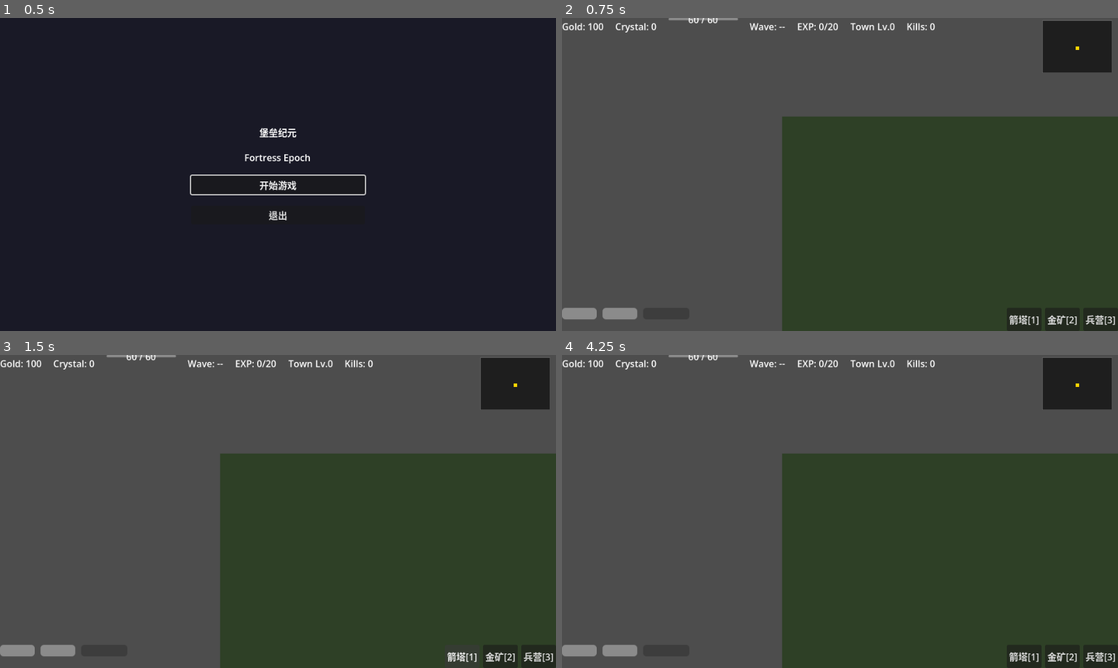
Above: before the commit, frames 1-4 (two rows, left to right).
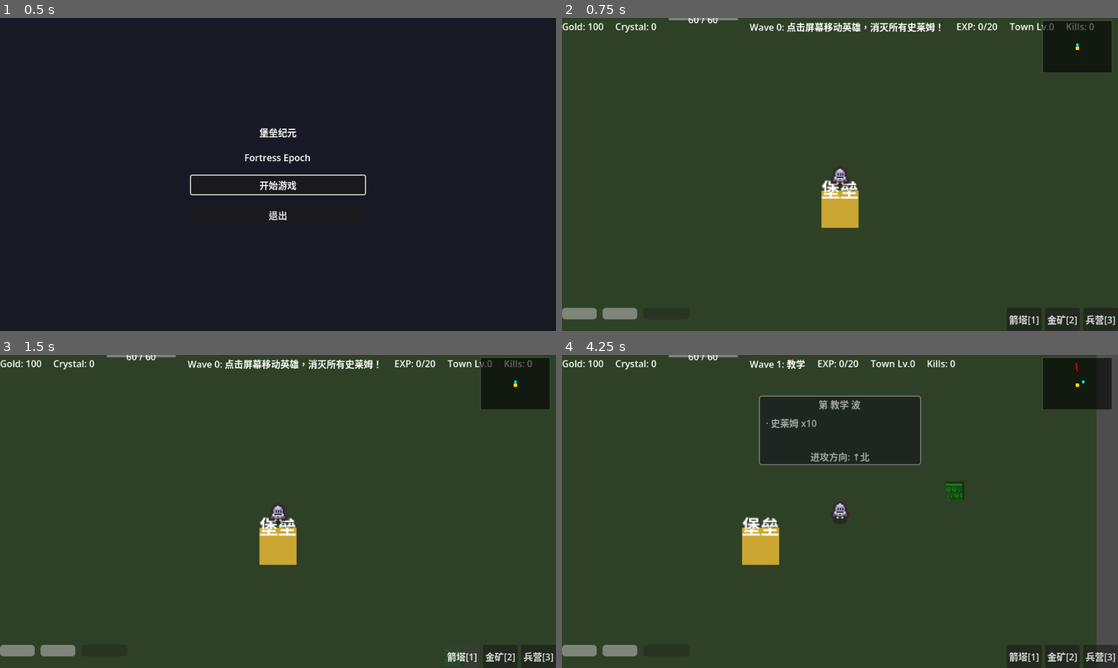
Above: after the commit, the same moments.

Repository: hxppk/fortress-epoch
Game: Godot game, scene res://scenes/main/main_menu.tscn
Same seed, same stepped clock (60 frames per second), same inputs: the game is played once before the commit and once after it.
Inputs (mouse positions are in pixels of both pictures, inside the frame that each line leads up to):
- Up to frame 1 (0.5 s): no input
- Up to frame 2 (0.75 s): click "开始游戏" at 0.5 s
- Up to frame 3 (1.5 s): click "箭塔[1]" at 1.25 s
- Up to frame 4 (4.25 s): click "金矿[2]" at 2 s; click "兵营[3]" at 2.75 s; tap Enter at 3.5 s; move the mouse to (962, 495) at 3.52 s; hold D (move_right) from 3.53 s (still down); tap R (ultimate) at 3.6 s; click (962, 495) at 3.67 s

Frame 1 is identical in both runs. In frame 2, 57% of the frame differs, in the area x 0-100%, y 0-100%; in frame 3, 57%; in frame 4, 58%.
Error before the commit: Parse Error: Class "GameManager" hides an autoload singleton. (res://scripts/core/game_manager.gd:1)

Commit message:
Fix class_name/autoload conflicts and simplify autoload access
- Remove class_name from 4 autoload scripts (GameManager, DamageSystem,
  CombatFeedback, BuildingManager) to fix "Class X hides an autoload
  singleton" parser errors in Godot 4.x
- Replace Engine.get_singleton() / get_tree().root.get_node_or_null()
  patterns with direct autoload name access
- Fix hud.gd @onready ternary expression (invalid in Godot 4.x)
- Fix expedition_ui.gd destroying static scene children on refresh
- Fix building_selection_ui.gd signal disconnect for bound callables
- Fix card_effects.gd Engine.get_main_loop() type cast

Co-Authored-By: Claude Opus 4.6 <noreply@anthropic.com>

Diff:
--- a/scripts/building/building_manager.gd
+++ b/scripts/building/building_manager.gd
@@ -1,4 +1,3 @@
-class_name BuildingManager
 extends Node
 ## BuildingManager — 全局建筑管理器（Autoload 单例）
 ## 管理所有建筑实例、统一处理升级事件、维护击杀金币加成。
--- a/scripts/combat/auto_attack.gd
+++ b/scripts/combat/auto_attack.gd
@@ -278,10 +278,8 @@
 	if target_stats == null:
 		return 0
 
-	# 尝试使用 DamageSystem Autoload
-	var damage_system: Node = null
-	if owner_node and owner_node.is_inside_tree():
-		damage_system = owner_node.get_tree().root.get_node_or_null("DamageSystem")
+	# 使用 DamageSystem Autoload
+	var damage_system: Node = DamageSystem
 
 	if damage_system and damage_system.has_method("calculate_damage"):
 		var damage_info: Dictionary = damage_system.calculate_damage(stats, target_stats)
--- a/scripts/combat/combat_feedback.gd
+++ b/scripts/combat/combat_feedback.gd
@@ -1,4 +1,3 @@
-class_name CombatFeedback
 extends Node
 ## CombatFeedback — 战斗视觉反馈（闪白、屏幕震动、击杀粒子、弹性缩放）
 ## 可作为 Autoload 使用，也可挂载到场景中。
--- a/scripts/combat/damage_system.gd
+++ b/scripts/combat/damage_system.gd
@@ -1,4 +1,3 @@
-class_name DamageSystem
 extends Node
 ## DamageSystem — 伤害计算 + 飘字（Autoload 单例）
 ## 公式：damage = max(ATK - DEF, 1)，暴击 x2
@@ -34,13 +33,9 @@
 
 	var actual_damage: float = defender_stats.take_damage(float(damage_info["damage"]))
 
-	# 记录伤害到 GameManager（如果存在）
-	var gm: Node = Engine.get_singleton("GameManager") if Engine.has_singleton("GameManager") else null
-	if gm == null:
-		# Autoload 节点在场景树中查找
-		gm = defender.get_tree().root.get_node_or_null("GameManager")
-	if gm and gm.has_method("record_damage"):
-		gm.record_damage(actual_damage)
+	# 记录伤害到 GameManager
+	if GameManager.has_method("record_damage"):
+		GameManager.record_damage(actual_damage)
 
 	# 击杀统计由 EnemyBase.die() 负责，此处不再重复调用
 
@@ -48,20 +43,16 @@
 	create_damage_number(defender.global_position, damage_info["damage"], damage_info["is_crit"])
 
 	# 闪白 & 缩放反馈
-	var feedback: Node = Engine.get_singleton("CombatFeedback") if Engine.has_singleton("CombatFeedback") else null
-	if feedback == null:
-		feedback = defender.get_tree().root.get_node_or_null("CombatFeedback")
-
-	if feedback:
+	if CombatFeedback:
 		# 被击者闪白
 		var defender_sprite: Node2D = _find_sprite(defender)
-		if defender_sprite and feedback.has_method("flash_white"):
-			feedback.flash_white(defender_sprite)
+		if defender_sprite and CombatFeedback.has_method("flash_white"):
+			CombatFeedback.flash_white(defender_sprite)
 
 		# 攻击者缩放弹性效果
 		var attacker_sprite: Node2D = _find_sprite(attacker)
-		if attacker_sprite and feedback.has_method("hit_scale_effect"):
-			feedback.hit_scale_effect(attacker_sprite)
+		if attacker_sprite and CombatFeedback.has_method("hit_scale_effect"):
+			CombatFeedback.hit_scale_effect(attacker_sprite)
 
 # ============================================================
 # 飘字
--- a/scripts/combat/skill_system.gd
+++ b/scripts/combat/skill_system.gd
@@ -446,10 +446,8 @@
 	if gm and gm.has_method("record_damage"):
 		gm.record_damage(float(final_damage))
 
-	# 飘字：尝试使用 DamageSystem
-	var damage_system: Node = null
-	if hero.is_inside_tree():
-		damage_system = hero.get_tree().root.get_node_or_null("DamageSystem")
+	# 飘字：使用 DamageSystem
+	var damage_system: Node = DamageSystem
 	if damage_system and damage_system.has_method("create_damage_number"):
 		damage_system.create_damage_number(target.global_position, final_damage, false)
 
@@ -552,9 +550,7 @@
 
 ## 获取 GameManager 引用
 func _get_game_manager() -> Node:
-	if hero and hero.is_inside_tree():
-		return hero.get_tree().root.get_node_or_null("GameManager")
-	return null
+	return GameManager
 
 
 ## 获取最近的敌人（遍历场景树中 "enemies" 组）
--- a/scripts/core/game_manager.gd
+++ b/scripts/core/game_manager.gd
@@ -1,4 +1,3 @@
-class_name GameManager
 extends Node
 ## GameManager — 全局游戏状态管理（Autoload 单例）
 ## 管理游戏状态机、共享血池、资源、击杀/伤害统计。
@@ -222,9 +221,8 @@
 ## 计算含加成的击杀金币（联动 BuildingManager + 卡牌资源加成）
 func get_kill_gold(base_gold: int) -> int:
 	var bonus: float = 0.0
-	var bm: Node = get_node_or_null("/root/BuildingManager")
-	if bm and bm.has_method("get_kill_gold_bonus"):
-		bonus = bm.get_kill_gold_bonus()
+	if BuildingManager and BuildingManager.has_method("get_kill_gold_bonus"):
+		bonus = BuildingManager.get_kill_gold_bonus()
 
 	# 卡牌系统的击杀金币加成
 	if has_meta("resource_modifiers"):
--- a/scripts/core/game_session.gd
+++ b/scripts/core/game_session.gd
@@ -404,9 +404,8 @@
 
 func _on_building_placed(building: Node, _grid_pos: Variant) -> void:
 	# 注册到 BuildingManager
-	var bm := get_node_or_null("/root/BuildingManager")
-	if bm and bm.has_method("register_building"):
-		bm.register_building(building)
+	if BuildingManager and BuildingManager.has_method("register_building"):
+		BuildingManager.register_building(building)
 
 
 func _on_town_level_up(new_level: int) -> void:
--- a/scripts/core/phase_manager.gd
+++ b/scripts/core/phase_manager.gd
@@ -373,6 +373,4 @@
 
 ## 获取 GameManager 引用
 func _get_game_manager() -> Node:
-	if is_inside_tree():
-		return get_tree().root.get_node_or_null("GameManager")
-	return null
+	return GameManager
--- a/scripts/core/wave_spawner.gd
+++ b/scripts/core/wave_spawner.gd
@@ -455,6 +455,4 @@
 
 ## 获取 GameManager 引用
 func _get_game_manager() -> Node:
-	if is_inside_tree():
-		return get_tree().root.get_node_or_null("GameManager")
-	return null
+	return GameManager
--- a/scripts/entities/hero_base.gd
+++ b/scripts/entities/hero_base.gd
@@ -361,12 +361,9 @@
 		final_damage = final_damage * (100.0 / (100.0 + defense))
 		target_stats.take_damage(final_damage)
 
-	# 记录伤害到 GameManager（如果存在）
-	var game_manager: Node = Engine.get_singleton("GameManager") if Engine.has_singleton("GameManager") else null
-	if game_manager == null and has_node("/root/GameManager"):
-		game_manager = get_node("/root/GameManager")
-	if game_manager and game_manager.has_method("record_damage"):
-		game_manager.record_damage(final_damage)
+	# 记录伤害到 GameManager
+	if GameManager.has_method("record_damage"):
+		GameManager.record_damage(final_damage)
 
 
 ## 应用阈值效果
--- a/scripts/roguelike/card_effects.gd
+++ b/scripts/roguelike/card_effects.gd
@@ -318,7 +318,8 @@
 
 ## 获取资源修改器值（从 GameManager meta 读取）
 static func get_resource_modifier(modifier_name: String) -> float:
-	var gm: Node = Engine.get_main_loop().root.get_node_or_null("GameManager") if Engine.get_main_loop() else null
+	var tree: SceneTree = Engine.get_main_loop() as SceneTree
+	var gm: Node = tree.root.get_node_or_null("GameManager") if tree else null
 	if gm == null:
 		return 0.0
 	if not gm.has_meta("resource_modifiers"):
@@ -351,6 +352,4 @@
 
 ## 获取 GameManager 单例
 func _get_game_manager() -> Node:
-	if is_inside_tree():
-		return get_tree().root.get_node_or_null("GameManager")
-	return null
+	return GameManager
--- a/scripts/ui/building_selection_ui.gd
+++ b/scripts/ui/building_selection_ui.gd
@@ -115,10 +115,10 @@
 	var stats_label: Label = vbox.get_node("StatsLabel")
 	stats_label.text = _format_stats(info)
 
-	# 选择按钮 — 先断开旧连接再绑定新的
+	# 选择按钮 — 先断开所有旧连接再绑定新的
 	var btn: Button = vbox.get_node("SelectButton")
-	if btn.pressed.is_connected(_on_card_selected):
-		btn.pressed.disconnect(_on_card_selected)
+	for conn: Dictionary in btn.pressed.get_connections():
+		btn.pressed.disconnect(conn["callable"])
 	btn.pressed.connect(_on_card_selected.bind(building_id))
 	btn.text = "选择"
 
--- a/scripts/ui/expedition_ui.gd
+++ b/scripts/ui/expedition_ui.gd
@@ -36,9 +36,10 @@
 
 ## 显示副本选择界面（传入可用副本列表）
 func show_selection(expeditions: Array) -> void:
-	# 清空旧按钮
+	# 清空旧的动态按钮（跳过静态场景节点如 SelectTitle）
 	for child in selection_panel.get_children():
-		child.queue_free()
+		if child is Button:
+			child.queue_free()
 
 	# 为每个副本创建选择按钮
 	for exp_data: Dictionary in expeditions:
--- a/scripts/ui/hud.gd
+++ b/scripts/ui/hud.gd
@@ -12,10 +12,11 @@
 @onready var skill1_bar: ProgressBar = $BottomBar/Skill1Bar
 @onready var skill2_bar: ProgressBar = $BottomBar/Skill2Bar
 @onready var ultimate_bar: ProgressBar = $BottomBar/UltimateBar
-@onready var build_buttons: HBoxContainer = $BottomBar/BuildButtons if has_node("BottomBar/BuildButtons") else null
+var build_buttons: HBoxContainer = null
 
 
 func _ready() -> void:
+	build_buttons = get_node_or_null("BottomBar/BuildButtons") as HBoxContainer
 	GameManager.resource_changed.connect(_on_resource_changed)
 	GameManager.shared_hp_changed.connect(_on_hp_changed)
 	GameManager.game_over.connect(_on_game_over)
Not shown, added: assets/sprites/buildings/arrow_tower.png.import
Not shown, added: assets/sprites/buildings/barracks.png.import
Not shown, added: assets/sprites/buildings/gold_mine.png.import
Not shown, added: assets/sprites/enemies/demon_boss.png.import
Not shown, added: assets/sprites/enemies/ghost.png.import
Not shown, added: assets/sprites/enemies/goblin.png.import
Not shown, added: assets/sprites/enemies/orc_elite.png.import
Not shown, added: assets/sprites/enemies/skeleton.png.import
Not shown, added: assets/sprites/enemies/slime.png.import
Not shown, added: assets/sprites/enemies/zombie.png.import
Not shown, added: assets/sprites/heroes/knight.png.import
Not shown, added: assets/sprites/heroes/mage.png.import
